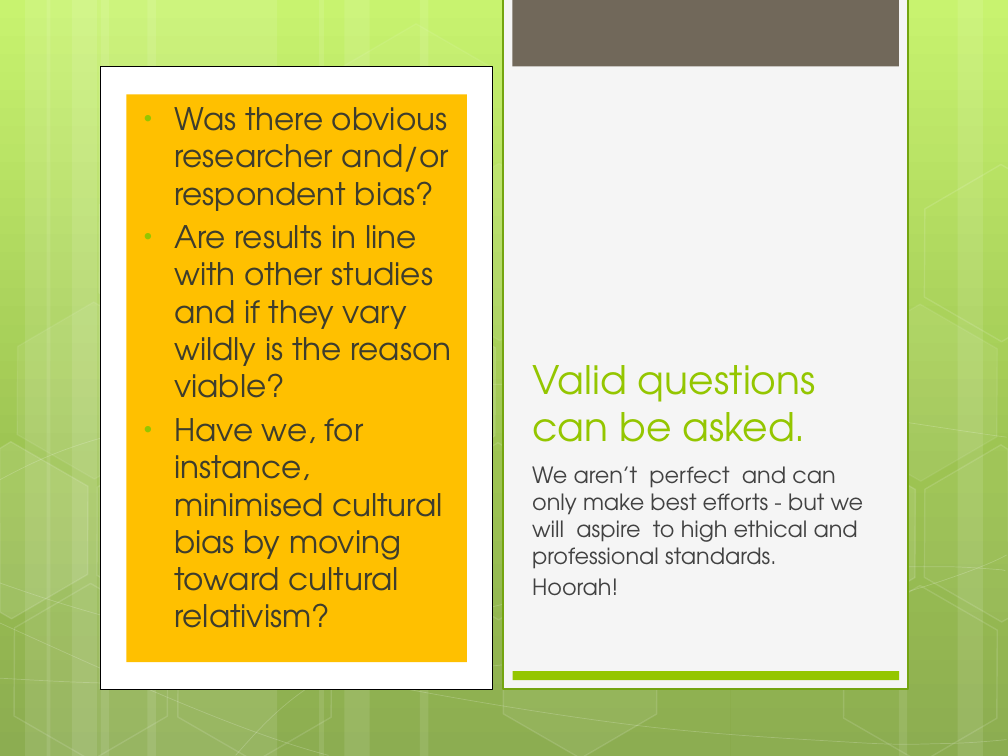
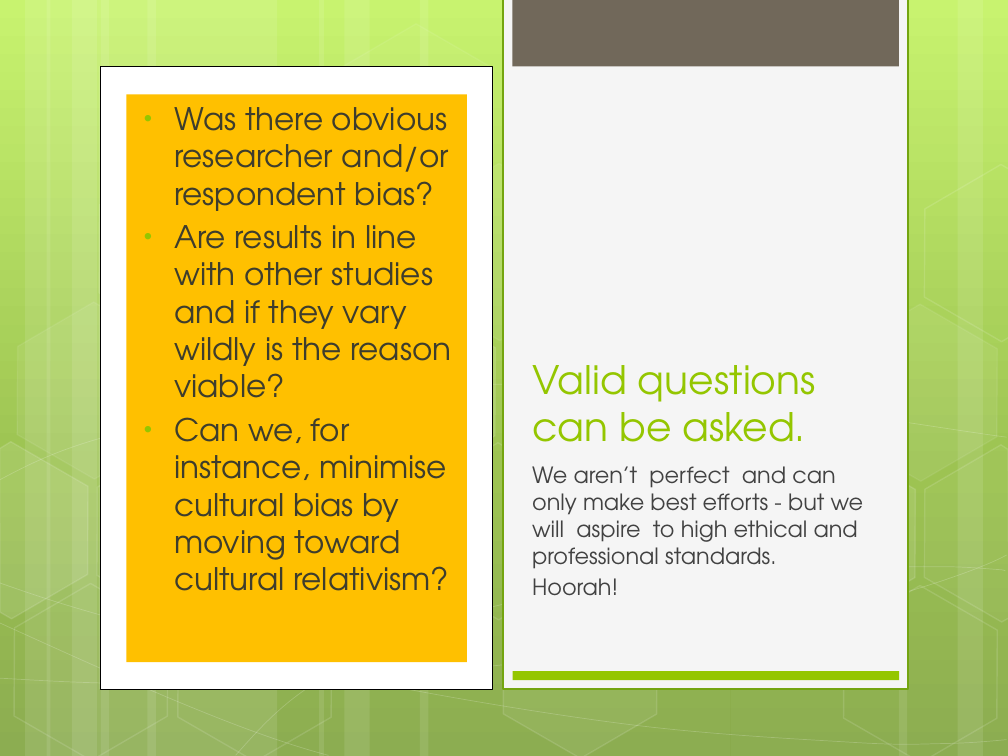
Before and after one commit to hgdee/CodeClan_Homework_Howard_D, a slide deck: slide 4 of Week_03/ethics presentation/How do we know what we don’t know.pptx. Drawn at 1008x756 pixels with LibreOffice and Linux fonts; fonts in the diff are those of the drawing. Boxes give left, top, right and bottom in pixels: in the first picture for what was removed or moved away, otherwise in the second. Text is boxed around its words. In the diff, an @@ line names an element or a change of style, - is before the commit and + after.

Commit message:
Updates

```diff
--- a/Week_03/ethics presentation/How do we know what we don’t know.pptx
+++ b/Week_03/ethics presentation/How do we know what we don’t know.pptx
@@ text at bbox=[174, 417, 449, 591]: text changed @@
-• Have we, for instance, minimised cultural bias by moving toward cultural relativism?
+• Can we, for instance, minimise cultural bias by moving toward cultural relativism?
```
Also in this commit, not shown: 1 other slide changed.
